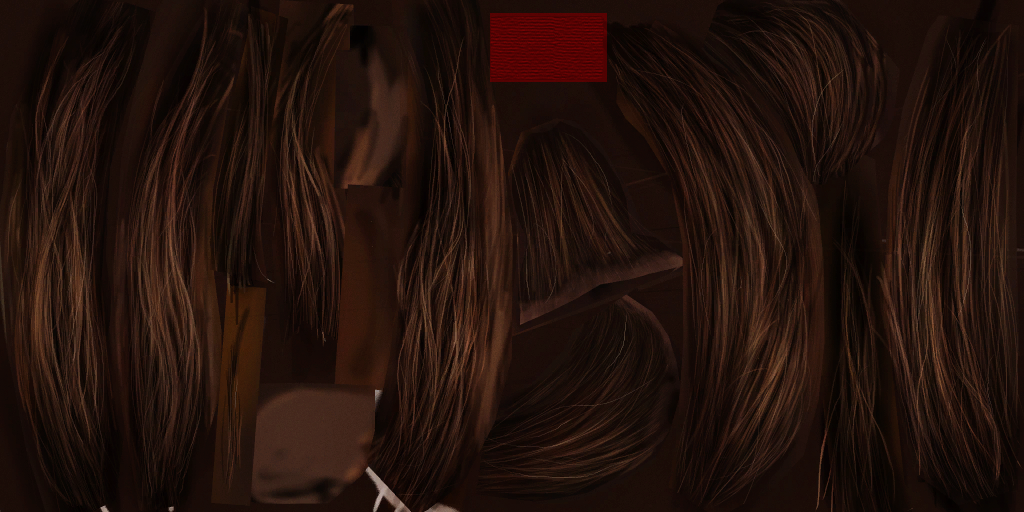
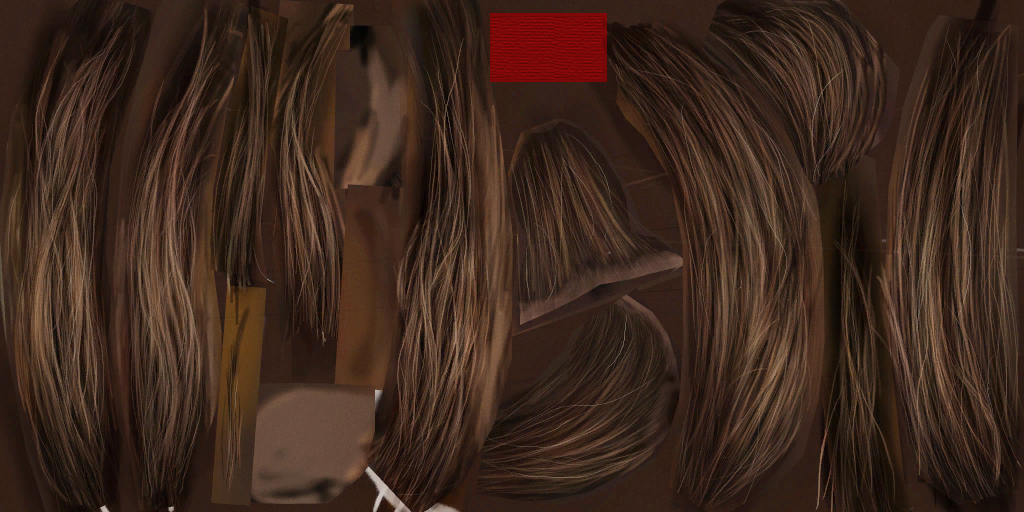
Layers edited between the first and the second 1024px x 512px image:
hid "Layer 1" over left=0, top=0, right=1024, bottom=512
